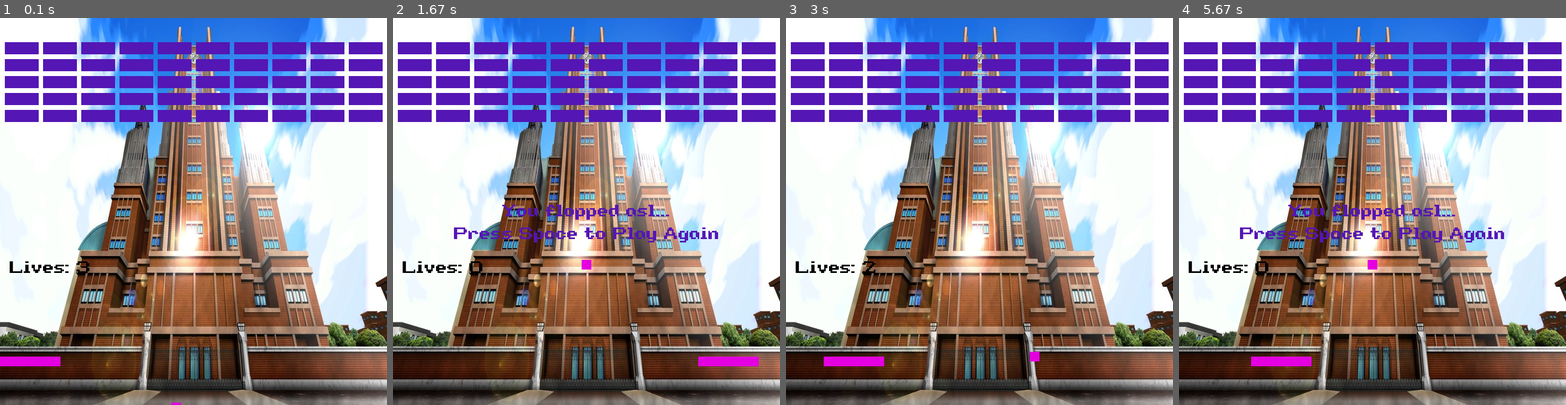
Above: before the commit, frames 1-4 (left to right).
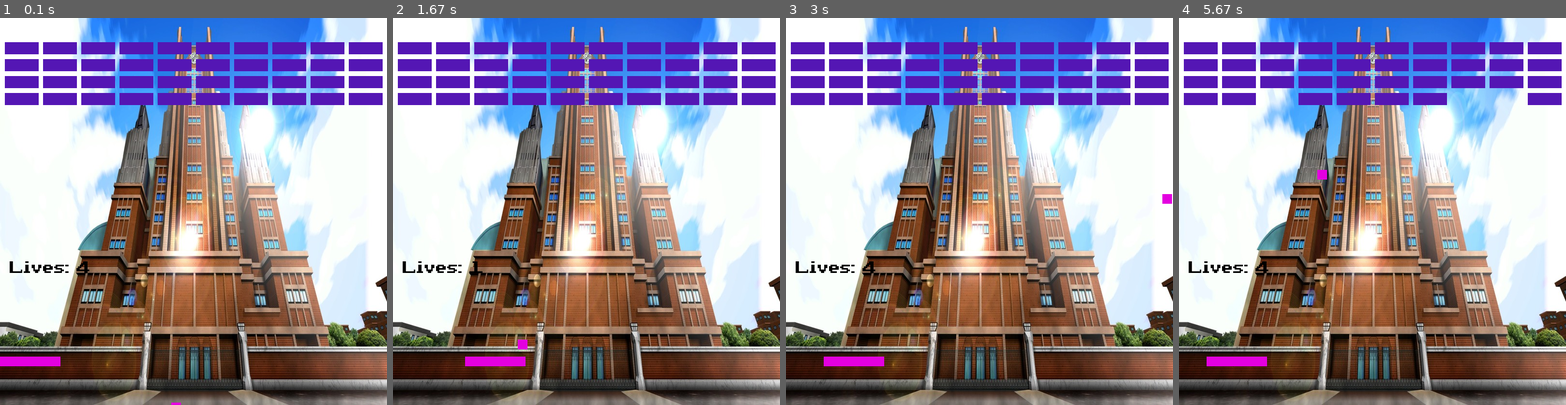
Above: after the commit, the same moments.

Repository: mikabe1805/midyear-project
Game: pygame game, started from breakout_main.py
The game is run twice, just before and just after one commit, with the same random seed, the same clock (stepped at 60 frames per second) and the same inputs.
Inputs (mouse positions are in pixels of both pictures, inside the frame that each line leads up to):
- Up to frame 1 (0.1 s): no input
- Up to frame 2 (1.67 s): click (586, 211) at 0.38 s; click (625, 296) at 0.72 s; click (729, 346) at 1.05 s; click (493, 134) at 1.38 s
- Up to frame 3 (3 s): click (979, 257) at 1.72 s; hold Space 2-2.47 s; click (1080, 273) at 2.08 s; click (1114, 312) at 2.55 s; click (855, 250) at 2.88 s
- Up to frame 4 (5.67 s): click (1260, 137) at 3.22 s; click (1279, 281) at 3.55 s; click (1511, 300) at 3.88 s; click (1256, 354) at 4.22 s; click (1252, 234) at 4.55 s; click (1395, 319) at 4.88 s; click (1442, 339) at 5.22 s; click (1237, 346) at 5.55 s

The runs differ from the first frame. In frame 1, 2.8% of the frame differs, in the area x 1-99%, y 23-66%; in frame 2, 5.1%; in frame 3, 2.9%; in frame 4, 5.7%, in the area x 1-99%, y 19-90%.

Commit message:
minor changes

Diff:
--- a/breakout_main.py
+++ b/breakout_main.py
@@ -15,7 +15,7 @@
 MAGENTA = (228, 0, 224)
 
 # lives
-lives = 3
+lives = 4
 
 # background
 bg = pygame.image.load('hopespeak.png')
@@ -82,7 +82,7 @@
 def init():
     global bricks
     bricks = []
-    for i in range(5):
+    for i in range(4):
         for j in range(10):
             bricks.append(Brick(10 + j * 79, 50 + i * 35, 70, 25, (DARKPURPLE)))
 
@@ -100,9 +100,12 @@
     tLives = font.render("Lives: " + str(lives), 1, BLACK)
     win.blit(tLives, (20,500))
 
+# win
+    if len(bricks) == 0:
+        winText = font.render("Why did you slay..", 1, (DARKPURPLE))
+        win.blit(winText, ((sw//2 - winText.get_width()//2), sh//2 - winText.get_height()//2))
+
 # game over
-    if len(bricks) == 0:
-        resText = font.render("Why did you slay..", 1, (DARKPURPLE))
     if lives == 0:
         resText = font.render("You flopped asl...", 1, (DARKPURPLE))
         win.blit(resText, ((sw//2 - resText.get_width()//2), sh//2 - resText.get_height()//2))
@@ -119,7 +122,7 @@
 run = True
 while run:
     clock.tick(100)
-    if lives != 0:
+    if lives > 0 and len(bricks) != 0:
         for ball in balls:
             ball.move()
         if pygame.mouse.get_pos()[0] - player.w//2 < 0:
@@ -169,12 +172,12 @@
     keys = pygame.key.get_pressed()
     if lives == 0:
         if keys[pygame.K_SPACE]:
-            lives = 3
+            lives = 4
             ball = Ball(sw/2 - 10, sh - 200, 20, 20, (MAGENTA))
             if len(balls) == 0:
                 balls.append(ball)
             bricks.clear()
-            for i in range(5):
+            for i in range(4):
                 for j in range(10):
                     bricks.append(Brick(10 + j * 79, 50 + i * 35, 70, 25, (DARKPURPLE)))
 
